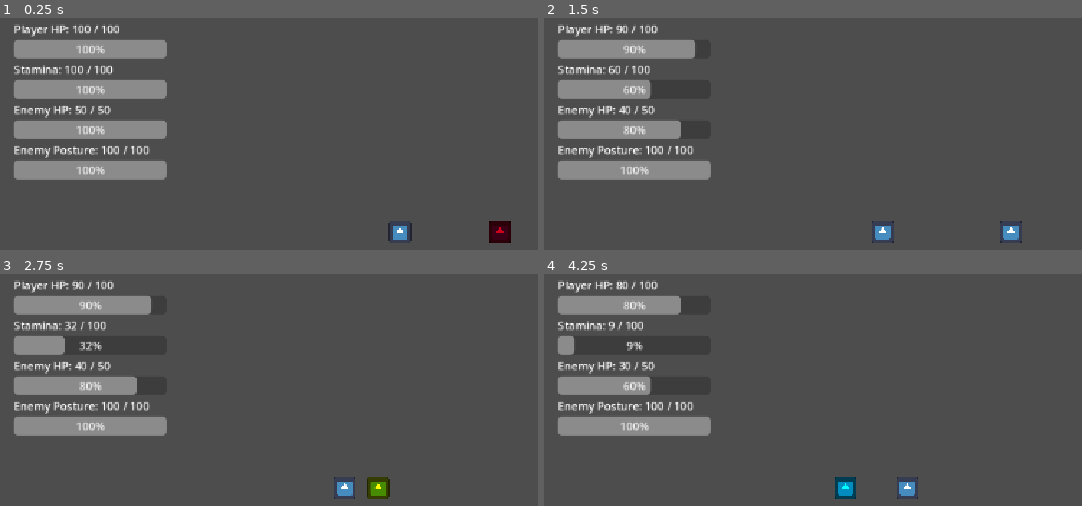
Above: before the commit, frames 1-4 (two rows, left to right).
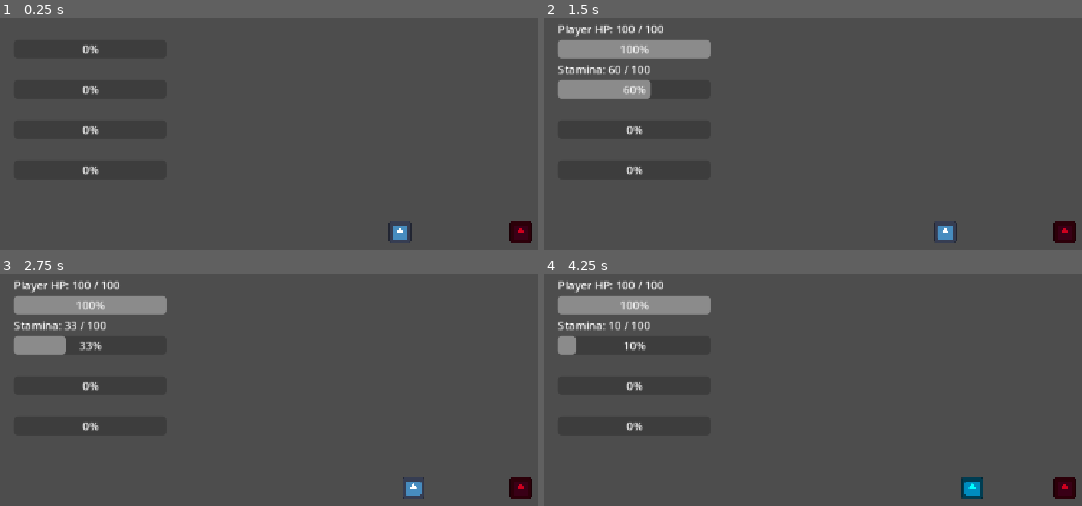
Above: after the commit, the same moments.

Repository: shanwinder/lastblade
Game: Godot game, scene res://scenes/main/Main.tscn
Two runs of this game, one before a commit and one after it. Both use one fixed random seed, a clock stepped at 60 frames per second and the inputs below. The engine's default icon, where the game draws it, is replaced by a stand-in: a white triangle on a blue panel in a dark square.
Inputs:
- Up to frame 1 (0.25 s): no input
- Up to frame 2 (1.5 s): hold Right (ui_right) 0.53-1.28 s; tap J (attack) at 0.6 s; tap K (dash) at 0.8, 1.35 s; hold Left (ui_left) from 1.28 s (still down)
- Up to frame 3 (2.75 s): tap L (parry) at 1.55, 2.1 s; release Left (ui_left) at 2.03 s; hold Right (ui_right) from 2.03 s (still down); tap J (attack) at 2.3 s
- Up to frame 4 (4.25 s): tap J (attack) at 2.85 s; tap K (dash) at 3.05, 3.6 s; release Right (ui_right) at 3.53 s; hold Left (ui_left) from 3.53 s (still down); tap L (parry) at 3.8 s

The runs differ from the first frame. In frame 1, 11% of the frame differs, in the area x 2-99%, y 2-97%; in frame 2, 6.4%; in frame 3, 6.6%; in frame 4, 6.8%.
Error after the commit: Parse Error: Identifier "player_knockback_force" not declared in the current scope. (res://EnemyDummy.gd:683)

Commit message:
Refactor knockback logic and clean scene props
EnemyDummy.gd: Clarify and refactor knockback handling — use a typed Node2D reference to the EnemyDummy node for position checks, compute direction using enemy.global_position, coerce numeric types to float, use player_knockback_force/time, disable actions during knockback, and simplify end-of-knockback reset. Removed the posture-break early return. player.gd: add Node2D typing for enemy, explicit float conversions for direction and Vector2 y component, and keep knockback behavior consistent. Main.tscn: remove numerous null/unset exported player properties from the Player node to tidy the scene file.

Diff:
--- a/last-blade-trial/EnemyDummy.gd
+++ b/last-blade-trial/EnemyDummy.gd
@@ -658,38 +658,41 @@
 	Engine.time_scale = 1.0
 
 func apply_knockback() -> void:
-	# ถ้าศัตรูตายแล้ว ไม่ต้อง Knockback
+	# ถ้า Player ตายแล้ว ไม่ต้อง Knockback
 	if is_dead:
 		return
 
-	# ถ้าศัตรูกำลัง Posture Break อยู่ ไม่ต้องผลักแรงมาก
-	# เพราะช่วง Break ต้องการให้ศัตรูหยุดนิ่งเพื่อเปิดช่อง Critical
-	if is_posture_broken:
-		return
-
-	# ถ้าไม่มี Player แล้ว ไม่ต้องคำนวณทิศ
-	if not is_instance_valid(player):
+	# หา EnemyDummy จาก Main
+	# ระบุ type เป็น Node2D เพื่อให้ Godot รู้ว่า enemy มี global_position
+	var enemy: Node2D = get_parent().get_node_or_null("EnemyDummy") as Node2D
+
+	# ถ้าไม่มีศัตรูแล้ว ไม่ต้องทำ Knockback
+	if enemy == null:
 		return
 
 	# คำนวณทิศกระเด็น
-	# ถ้าศัตรูอยู่ขวาของ Player ให้กระเด็นไปทางขวา
-	# ถ้าศัตรูอยู่ซ้ายของ Player ให้กระเด็นไปทางซ้าย
-	var direction := sign(global_position.x - player.global_position.x)
-
-	# ถ้าทับตำแหน่งกันพอดี ให้ใช้ทิศที่ศัตรูหันอยู่แทน
-	if direction == 0:
-		direction = facing_direction
-
-	# ตั้งค่าแรง Knockback
-	knockback_velocity = Vector2(direction * knockback_force, 0)
+	# ถ้า Player อยู่ซ้ายของศัตรู ให้กระเด็นไปทางซ้าย
+	# ถ้า Player อยู่ขวาของศัตรู ให้กระเด็นไปทางขวา
+	var direction: float = sign(global_position.x - enemy.global_position.x)
+
+	# ถ้าทับตำแหน่งกันพอดี ให้ถอยไปทิศตรงข้ามกับที่ Player หัน
+	if direction == 0.0:
+		direction = float(-facing_direction)
+
+	# ตั้งแรง Knockback
+	knockback_velocity = Vector2(direction * player_knockback_force, 0.0)
 
 	# เริ่มสถานะ Knockback
 	is_knocked_back = true
 
+	# ปิด action ระหว่างกระเด็น
+	is_attacking = false
+	is_parrying = false
+
 	# รอระยะเวลา Knockback
-	await get_tree().create_timer(knockback_time).timeout
-
-	# ถ้าศัตรูยังอยู่ ให้จบ Knockback
+	await get_tree().create_timer(player_knockback_time).timeout
+
+	# ถ้า Player ยังอยู่ ให้จบ Knockback
 	if is_instance_valid(self):
 		is_knocked_back = false
 		knockback_velocity = Vector2.ZERO
--- a/last-blade-trial/player.gd
+++ b/last-blade-trial/player.gd
@@ -452,7 +452,8 @@
 		return
 
 	# หา EnemyDummy จาก Main
-	var enemy = get_parent().get_node_or_null("EnemyDummy")
+	# ระบุ type เป็น Node2D เพื่อให้ Godot รู้ว่า enemy มี global_position
+	var enemy: Node2D = get_parent().get_node_or_null("EnemyDummy") as Node2D
 
 	# ถ้าไม่มีศัตรูแล้ว ไม่ต้องทำ Knockback
 	if enemy == null:
@@ -461,14 +462,14 @@
 	# คำนวณทิศกระเด็น
 	# ถ้า Player อยู่ซ้ายของศัตรู ให้กระเด็นไปทางซ้าย
 	# ถ้า Player อยู่ขวาของศัตรู ให้กระเด็นไปทางขวา
-	var direction := sign(global_position.x - enemy.global_position.x)
+	var direction: float = sign(global_position.x - enemy.global_position.x)
 
 	# ถ้าทับตำแหน่งกันพอดี ให้ถอยไปทิศตรงข้ามกับที่ Player หัน
-	if direction == 0:
-		direction = -facing_direction
+	if direction == 0.0:
+		direction = float(-facing_direction)
 
 	# ตั้งแรง Knockback
-	knockback_velocity = Vector2(direction * player_knockback_force, 0)
+	knockback_velocity = Vector2(direction * player_knockback_force, 0.0)
 
 	# เริ่มสถานะ Knockback
 	is_knocked_back = true
--- a/last-blade-trial/scenes/main/Main.tscn
+++ b/last-blade-trial/scenes/main/Main.tscn
@@ -29,25 +29,6 @@
 [node name="Player" type="CharacterBody2D" parent="." unique_id=1479619094]
 position = Vector2(576, 324)
 script = ExtResource("1_nha0i")
-speed = null
-dash_speed = null
-dash_time = null
-dash_cooldown = null
-attack_damage = null
-max_hp = null
-max_stamina = null
-stamina_regen_rate = null
-attack_stamina_cost = null
-dash_stamina_cost = null
-parry_stamina_cost = null
-parry_active_time = null
-parry_recovery_time = null
-attack_active_time = null
-attack_recovery_time = null
-player_hit_camera_shake_strength = null
-player_hit_camera_shake_duration = null
-player_knockback_force = null
-player_knockback_time = null
 
 [node name="Sprite2D" type="Sprite2D" parent="Player" unique_id=322533980]
 scale = Vector2(0.25, 0.25)
